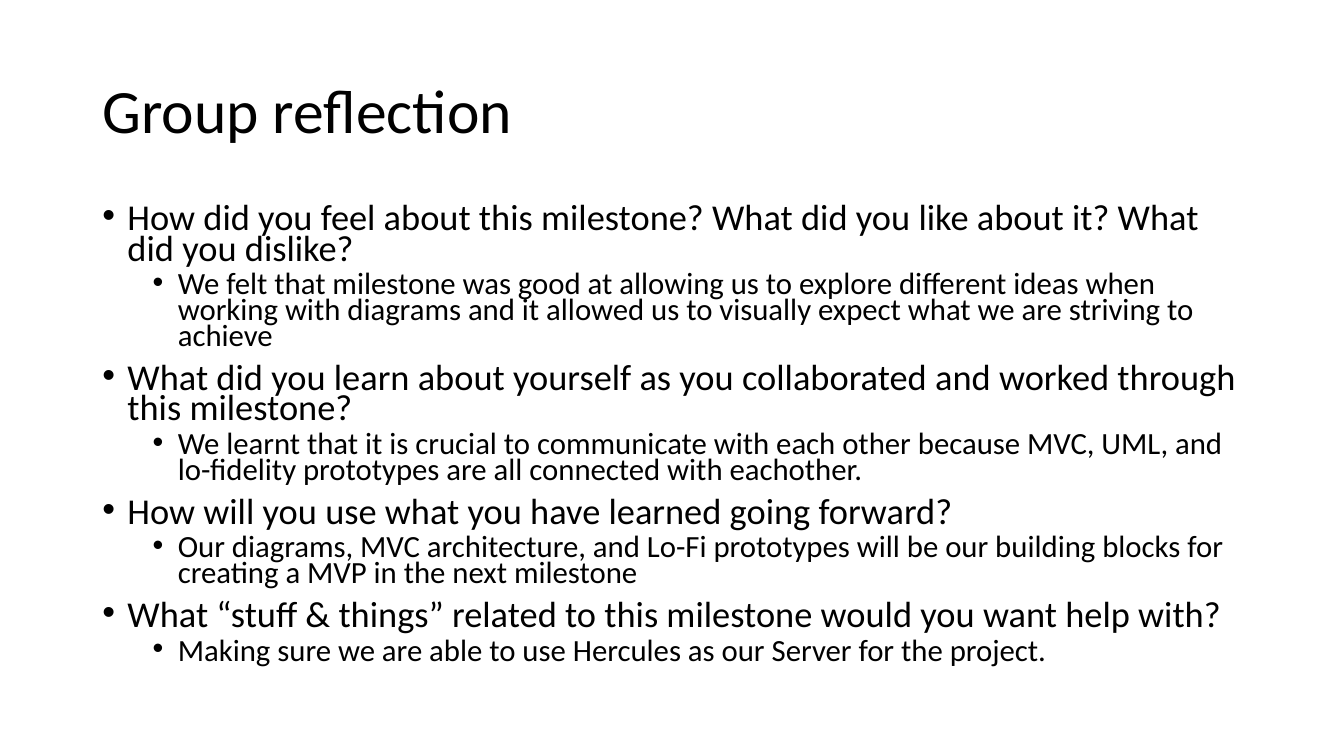
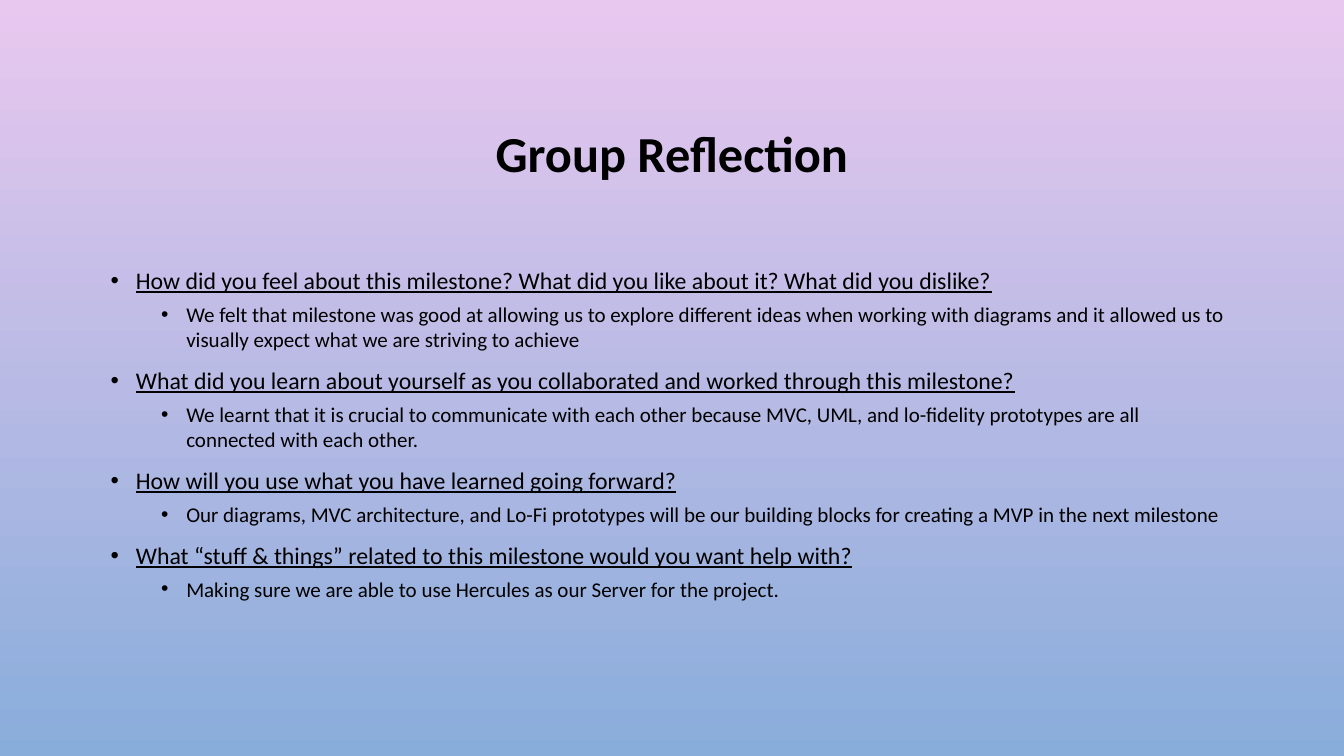
Before and after one commit to Jacobchapman99/ENSE-374-Group07-Project, a slide deck: slide 17 of Milestone 2/Milestone 2.ppt. Drawn at 1344x756 pixels with LibreOffice and Linux fonts; fonts in the diff are those of the drawing; background and template pictures are left out. Boxes give left, top, right and bottom in pixels: in the first picture for what was removed or moved away, otherwise in the second. Text is boxed around its words. In the diff, an @@ line names an element or a change of style, - is before the commit and + after.

```diff
--- a/Milestone 2/Milestone 2.ppt
+++ b/Milestone 2/Milestone 2.ppt
@@ background #FFFFFF to picture (left out) @@
@@ title at [496, 136, 847, 180]: text changed; size 44 to 36 pt; bold on @@
-Group reflection
+Group Reflection
@@ text "How did you feel about ...": place and size @@
-text "How did you feel about ..." at [127, 204, 1235, 667]
+text "How did you feel about ..." at [136, 272, 1223, 601]
@@ text at [136, 272, 1223, 601]: size 26 to 17 pt, underline on in "How did you feel about this milestone? ...", "What did you learn about yourself as ...", "How will you use what you have ...", "What “stuff & things” related to this ..."; size 22 to 15 pt in "We felt that milestone was good at ...", "Our diagrams, MVC architecture, and Lo-Fi prototypes ...", "Making sure we are able to use ..."; line spacing 0.7 to 1 @@
@@ text at [186, 407, 1140, 447]: text changed; size 22 to 15 pt @@
-  • We learnt that it is crucial to communicate with each other because MVC, UML, and lo-fidelity prototypes are all connected with eachother.
+  • We learnt that it is crucial to communicate with each other because MVC, UML, and lo-fidelity prototypes are all connected with each other.
```
Also in this commit, not shown: 16 other slides changed.
